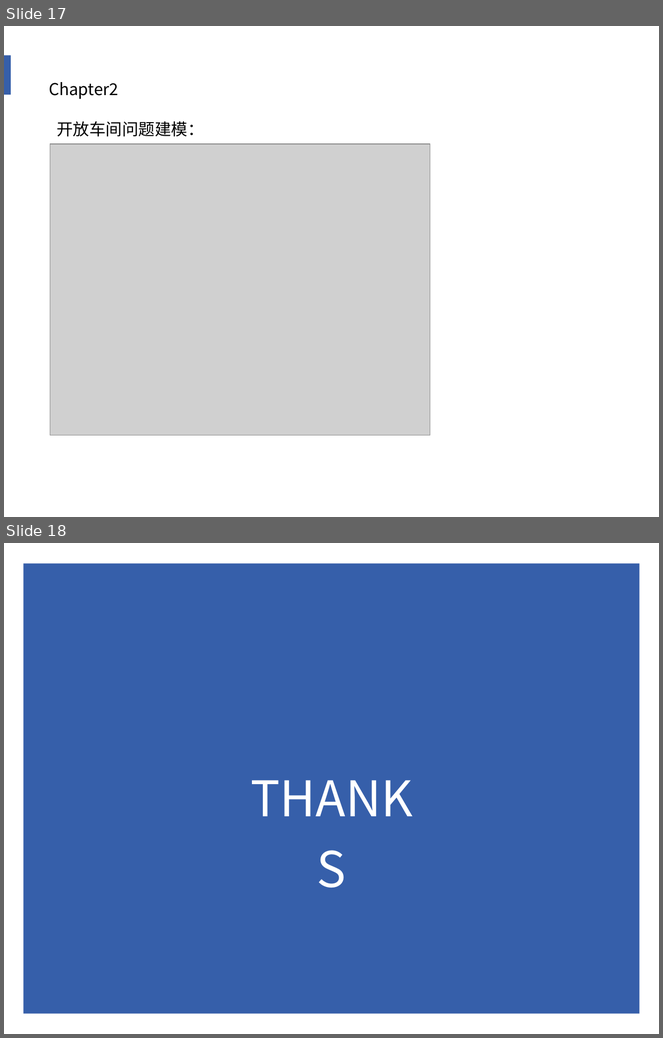
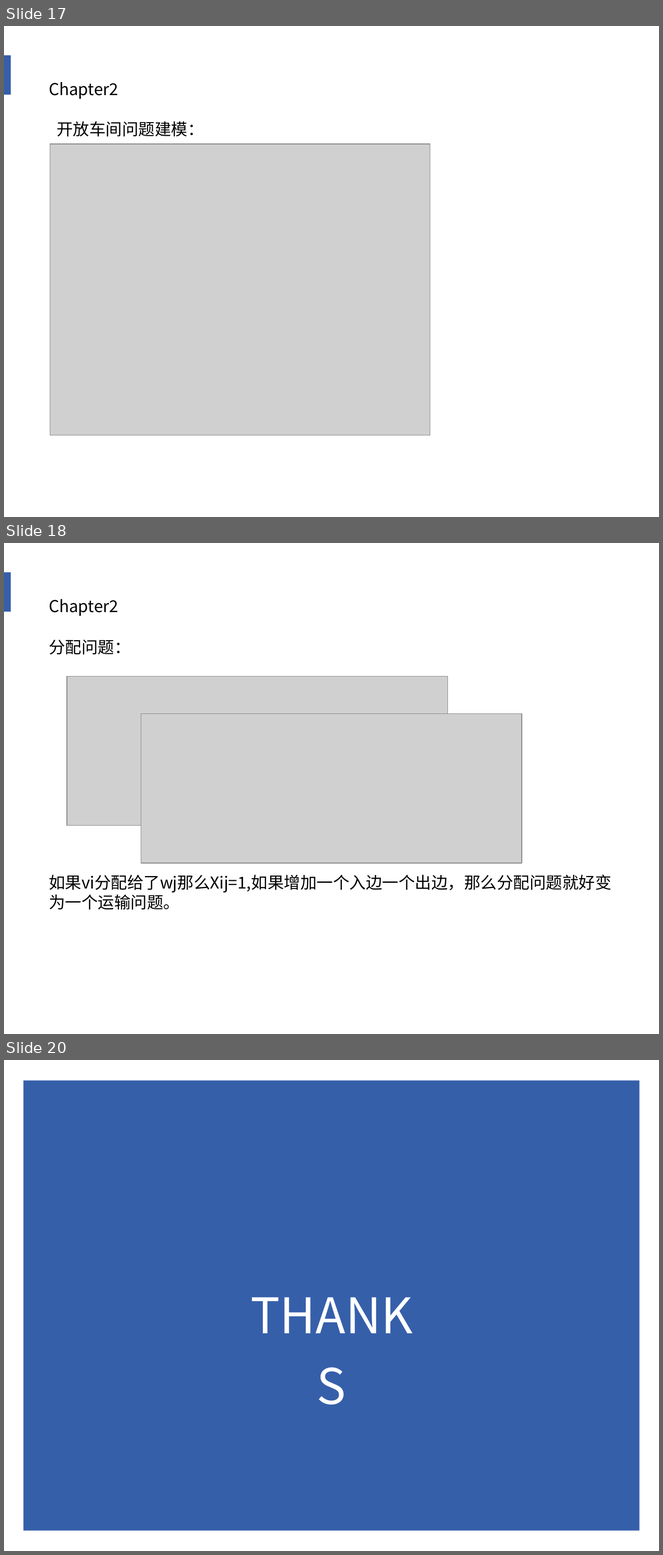
Before and after one commit to AndyFlower/Paper, a slide deck: ppt/Scheduling Algorithms.pptx. Shown one above the other, each under a label of ours: slides 17 and 18 before the commit, slides 17, 18 and 20 after it; the slides between them are not shown. The pictures are 663x1038 and 663x1555 pixels, drawn with LibreOffice and Linux fonts; fonts in the diff are those of the drawing; grey boxes stand for pictures. Boxes give left, top, right and bottom in pixels: in the first picture for what was removed or moved away, otherwise in the second. Text is boxed around its words. In the diff, an @@ line names an element or a change of style, - is before the commit and + after.

```diff
--- a/ppt/Scheduling Algorithms.pptx
+++ b/ppt/Scheduling Algorithms.pptx
@@ slide 18 added at (x1=4, y1=543, x2=659, y2=1034), background #FFFFFF; not listed: 1 template element that a slide beside it also shows @@
@@ text added at (x1=49, y1=599, x2=118, y2=616), 18 pt, text #000000 @@
+Chapter2
@@ text added at (x1=49, y1=640, x2=612, y2=910), 18 pt, text #000000 @@
+分配问题：
+如果vi分配给了wj那么Xij=1,如果增加一个入边一个出边，那么分配问题就好变为一个运输问题。
@@ picture added at (x1=67, y1=676, x2=448, y2=825) @@
@@ picture added at (x1=141, y1=714, x2=521, y2=863) @@
@@ what was slide 18 is now slide 20 @@
```
Also in this commit, not shown: 1 other slide added, 3 other files.
